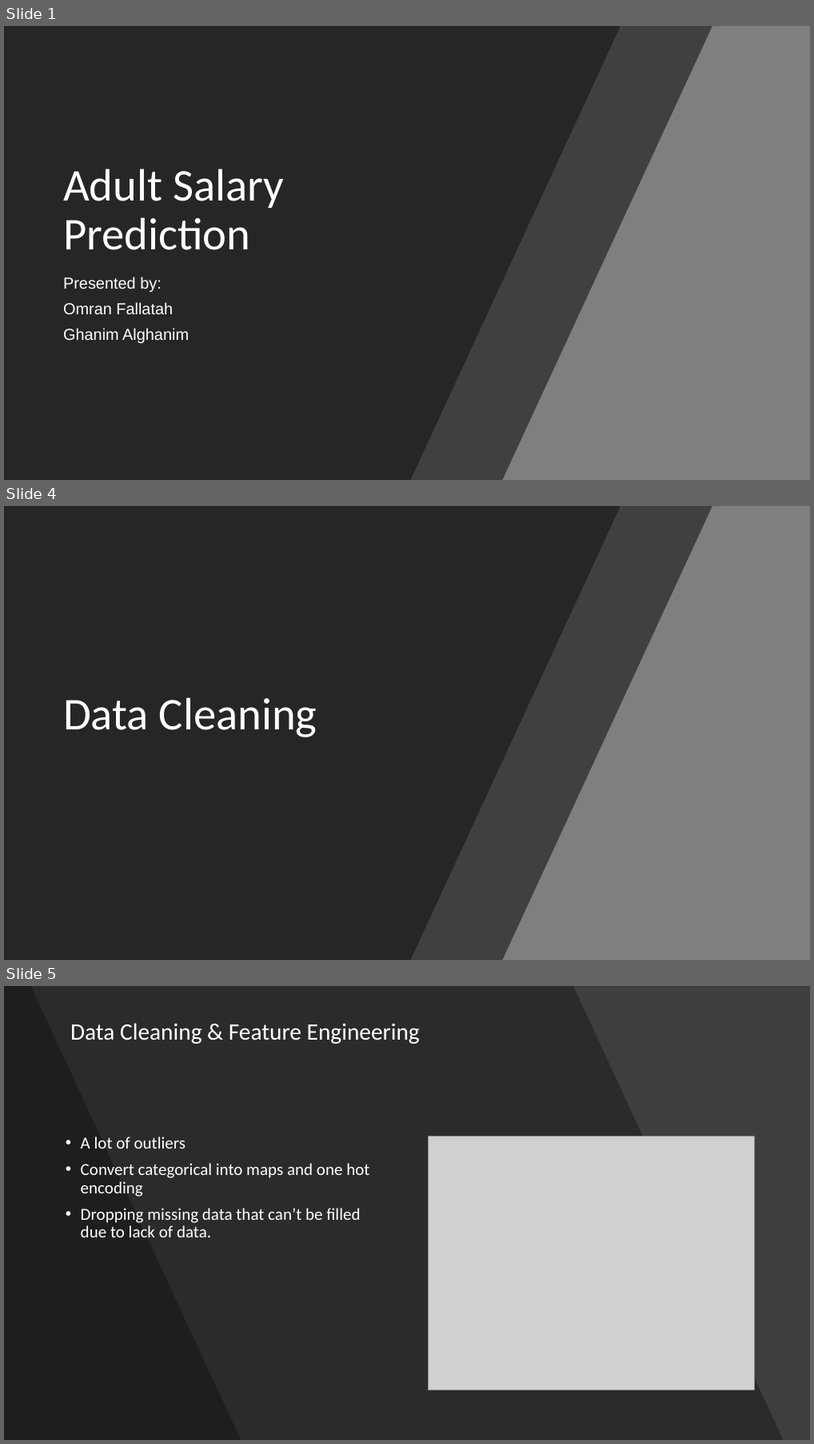
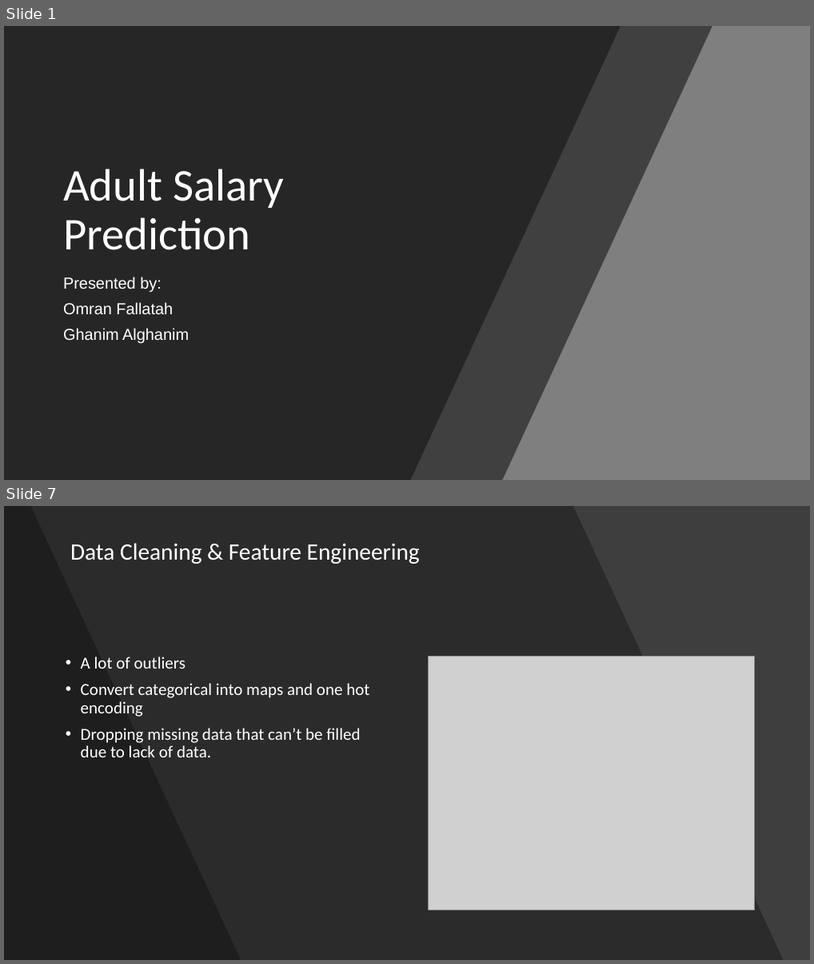
Before and after one commit to L9Sneaky/Classification, a slide deck: Adult Salary Prediction.pptx. Shown one above the other, each under a label of ours: slides 1, 4 and 5 before the commit, slides 1 and 7 after it; the slides between them are not shown. The pictures are 814x1444 and 814x964 pixels, drawn with LibreOffice and Linux fonts; fonts in the diff are those of the drawing; grey boxes stand for pictures. Boxes give left, top, right and bottom in pixels: in the first picture for what was removed or moved away, otherwise in the second. Text is boxed around its words. In the diff, an @@ line names an element or a change of style, - is before the commit and + after.

```diff
--- a/Adult Salary Prediction.pptx
+++ b/Adult Salary Prediction.pptx
@@ slide 4 removed at <box>4,506,810,960</box>, background #7C7C7C @@
@@ rectangle removed at <box>4,506,810,960</box> @@
@@ freeform shape removed at <box>4,506,621,960</box> @@
@@ freeform shape removed at <box>86,506,713,960</box> @@
@@ title removed at <box>63,697,318,737</box> @@
-Data Cleaning
@@ what was slide 5 is now slide 7 @@
```
Also in this commit, not shown: 1 slide changed, 5 slides added, 1 other slide removed, 1 other file.
